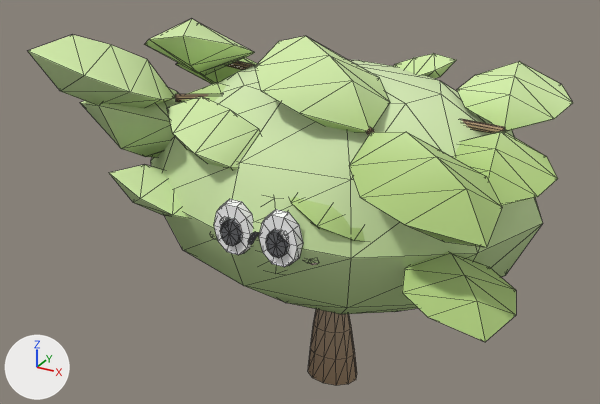
Before and after pictures for a commit that changed the glTF model web-forest/public/model/species/ficus-septica.glb.
Camera for both pictures: a camera (50 mm lens) standing at (1.124, -2.186, 1.733) and looking at (-0.067, -0.019, 0.65). Every picture has the same lights, and +X, +Y and +Z are marked at lower left. The first picture is the older version. Mesh edges are drawn as thin lines on the coarser meshes. Where no turn or scale is listed for an object, it has been applied to the vertices. Vertices at exactly the same position are counted once.

Objects in the first picture: 'p12', 'p14', 'p15', 'p17', 'p19', 'p20', 'p21', 'p22', 'p23', 'trunk'.
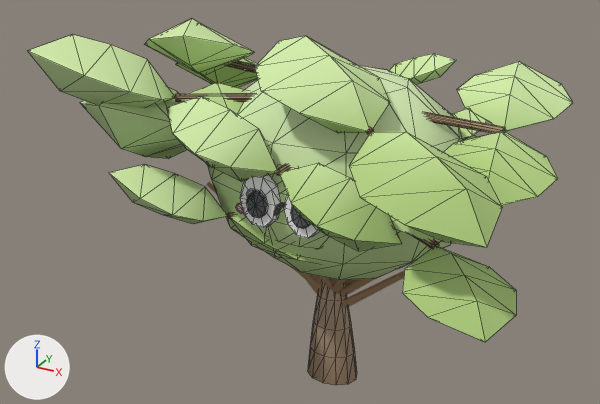
Pixel boxes (x1, y1, x2, y2) of what changed, in the pictures (600 x 404 px; the box of a moved part takes in the faces that stretch with it):
'trunk', reshaped (35% narrower)
    before: (151, 60, 543, 385)
    after: (207, 65, 463, 385)
part 1 of me_mesh_0, moved or reshaped
    before: (308, 309, 357, 385)
    after: (308, 282, 357, 385)
part 2 of me_mesh_0, moved or reshaped
    before: (151, 60, 543, 258)
    after: (212, 65, 462, 184)
part 3 of me_mesh_0, moved or reshaped (not visible before)
    after: (270, 167, 329, 248)
part 4 of me_mesh_0, moved or reshaped
    before: (259, 209, 303, 267)
    after: (284, 195, 320, 238)
part 5 of me_mesh_0, moved or reshaped
    before: (266, 229, 288, 258)
    after: (291, 206, 310, 229)
part 6 of me_mesh_0, moved or reshaped (not visible afterwards)
    before: (279, 231, 288, 241)
part 7 of me_mesh_0, moved or reshaped
    before: (214, 199, 253, 255)
    after: (240, 175, 281, 227)
part 8 of me_mesh_0, moved or reshaped
    before: (220, 218, 242, 246)
    after: (246, 190, 267, 218)
part 9 of me_mesh_0, moved or reshaped
    before: (220, 217, 228, 224)
    after: (246, 189, 254, 197)
part 10 of me_mesh_0, moved or reshaped (not visible before)
    after: (236, 202, 244, 214)
part 11 of me_mesh_0, moved or reshaped
    before: (248, 232, 260, 241)
    after: (274, 203, 285, 211)
part 12 of me_mesh_0, recoloured
    before: (151, 136, 543, 314)
    after: (207, 127, 463, 280)

What changed in the scene script:
```text
Change me_mesh_0:
    used by ob_trunk; location = (0.043, 0.017, 0.0)
    remove me_mesh_0.from_pydata(...)  # 375 vertices, 702 faces; spans x -0.628..0.654, y -0.517..0.496, z 0.0..1.113
    add me_mesh_0.from_pydata(...)  # 375 vertices, 702 faces; spans x -0.434..0.452, y -0.38..0.342, z 0.0..1.113
    me_mesh_0 part 1: the loose piece of 62 vertices spanning x -0.092..0.092, y -0.07..0.07, z 0.0..0.397 is scaled about its middle by (1, 1, 1.05), then moved by (0.0, 0.0, 0.011)
    me_mesh_0 part 2: the loose piece of 57 vertices spanning x -0.628..0.654, y -0.496..0.496, z 0.351..1.113 is scaled about its middle by (0.691, 0.691, 0.896), then moved by (-0.004, 0.0, 0.04)
    me_mesh_0 part 3: the loose piece of 42 vertices spanning x -0.18..0.18, y -0.466..-0.335, z 0.589..0.874 is scaled about its middle by (0.997, 0.997, 1.05), then moved by (0.0, 0.136, 0.031)
    me_mesh_0 part 4: the loose piece of 22 vertices spanning x 0.009..0.137, y -0.492..-0.467, z 0.67..0.829 is scaled about its middle by (0.998, 0.997, 1.05), then moved by (0.0, 0.136, 0.032)
    me_mesh_0 part 5: the loose piece of 22 vertices spanning x 0.039..0.106, y -0.504..-0.488, z 0.704..0.783 is scaled about its middle by (0.998, 0.997, 1.05), then moved by (0.0, 0.136, 0.031)
    me_mesh_0 part 6: the loose piece of 22 vertices spanning x 0.075..0.106, y -0.501..-0.491, z 0.755..0.784 is moved by (0.0, 0.136, 0.033)
    me_mesh_0 part 7: the loose piece of 22 vertices spanning x -0.137..-0.009, y -0.492..-0.467, z 0.67..0.829 is scaled about its middle by (0.998, 0.997, 1.05), then moved by (0.0, 0.136, 0.032)
    me_mesh_0 part 8: the loose piece of 22 vertices spanning x -0.106..-0.039, y -0.504..-0.488, z 0.704..0.783 is scaled about its middle by (0.998, 0.997, 1.05), then moved by (0.0, 0.136, 0.031)
    me_mesh_0 part 9: the loose piece of 22 vertices spanning x -0.106..-0.075, y -0.501..-0.491, z 0.755..0.784 is moved by (0.0, 0.136, 0.033)
    me_mesh_0 part 10: the loose piece of 22 vertices spanning x -0.178..-0.119, y -0.452..-0.442, z 0.68..0.714 is moved by (0.0, 0.136, 0.029)
    me_mesh_0 part 11: all 16 vertices in x -0.009..0.009, y -0.494..-0.465, z 0.751..0.753 are moved by (0.0, 0.136, 0.032)
    me_mesh_0 part 12: 66 kept faces spanning x -0.434..0.452, y -0.342..0.342, z 0.43..0.942 get new vertex colours; the middle colour goes from green #beda93 to green #c2dc98
    other edits to the shape of me_mesh_0 do not show in these pictures
```
